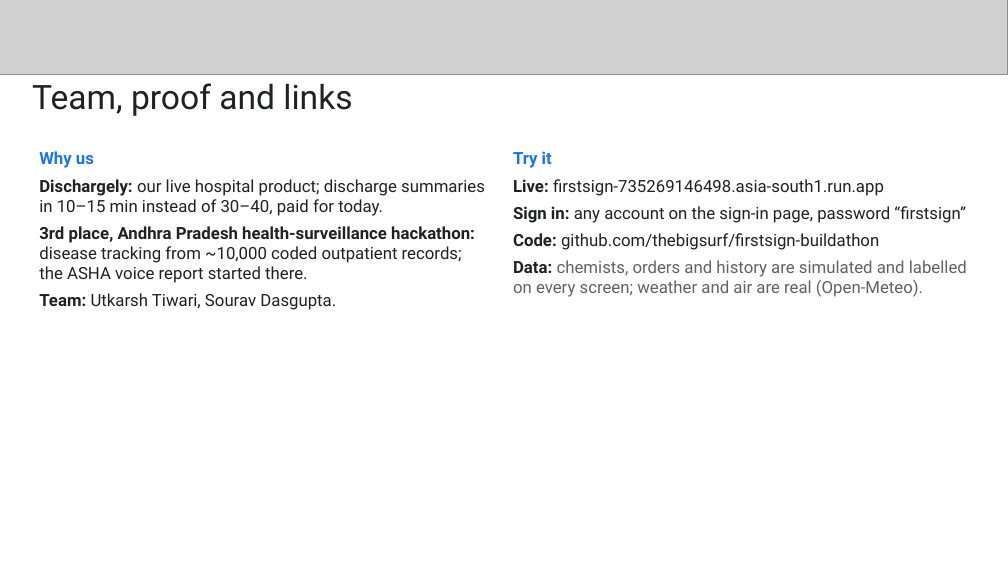
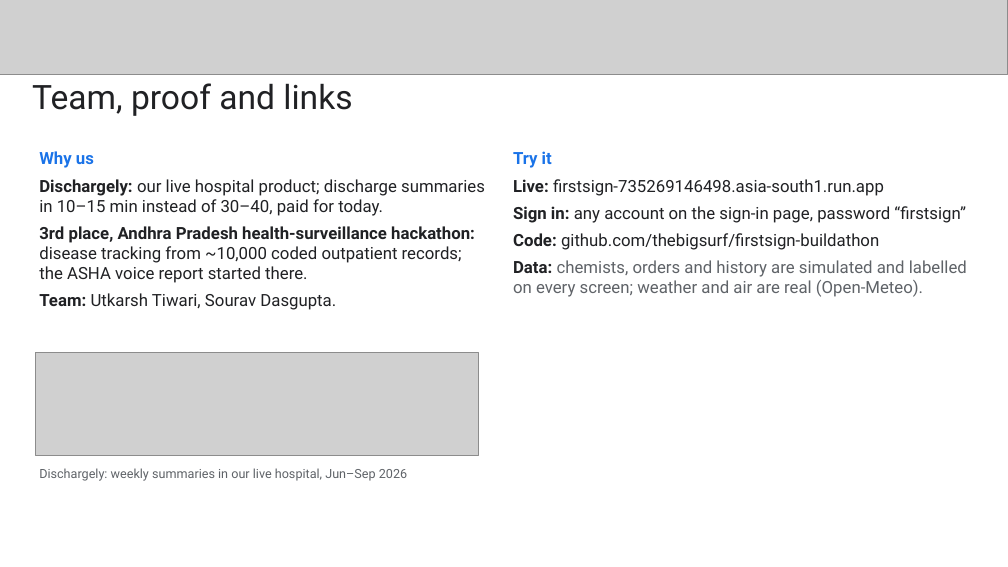
Before and after one commit to thebigsurf/firstsign-buildathon, a slide deck: slide 14 of docs/submission/FirstSign_Final_Submission.pptx. Drawn at 1008x567 pixels with LibreOffice and Linux fonts; fonts in the diff are those of the drawing; grey boxes stand for pictures. Boxes give left, top, right and bottom in pixels: in the first picture for what was removed or moved away, otherwise in the second. Text is boxed around its words. In the diff, an @@ line names an element or a change of style, - is before the commit and + after.

Commit message:
Decks: Dischargely as the live revenue line, combined year-3 view, hospital volume chart

```diff
--- a/docs/submission/FirstSign_Final_Submission.pptx
+++ b/docs/submission/FirstSign_Final_Submission.pptx
@@ picture added at bbox=[35, 353, 479, 456] @@
@@ text added at bbox=[39, 468, 407, 481], 9 pt, text #5F6368 @@
+Dischargely: weekly summaries in our live hospital, Jun–Sep 2026
```
Also in this commit, not shown: 2 other slides changed, 11 other files.
